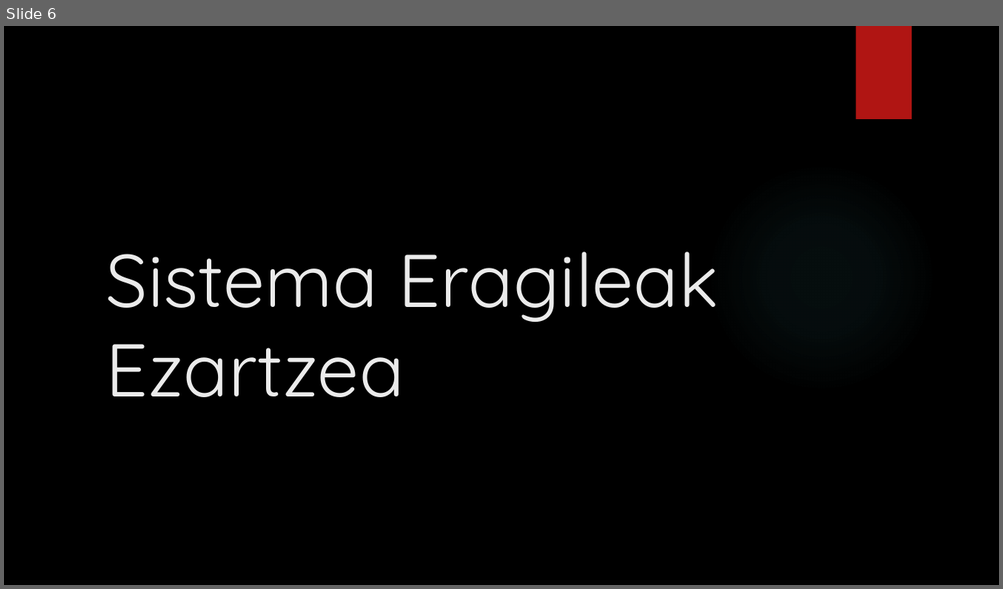
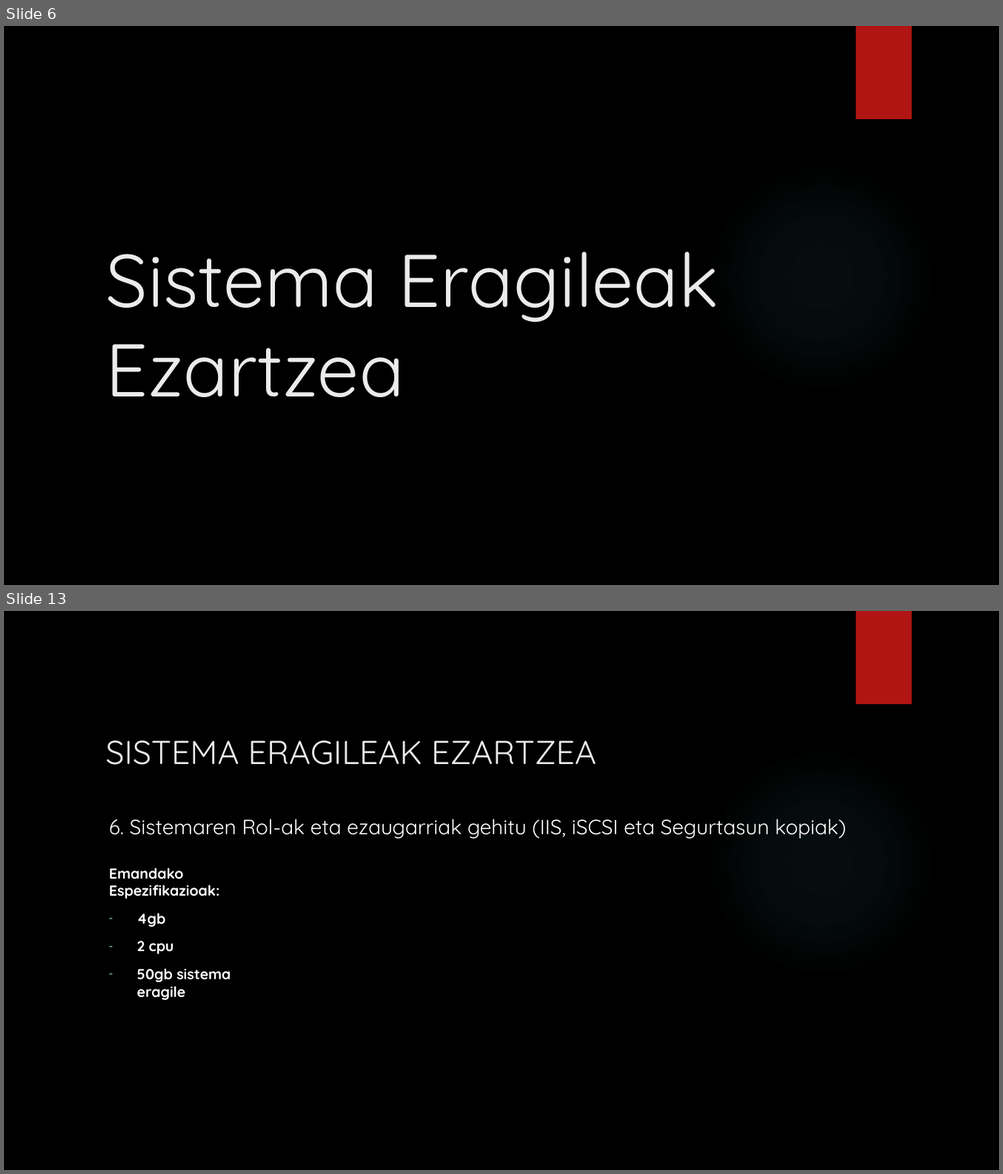
Before and after one commit to aldalurxabier-cmyk/1.-Erronka, a slide deck: Aurkezpena/1.Erronka Aurkezpena.pptx. Shown one above the other, each under a label of ours: slide 6 before the commit, slides 6 and 13 after it; the slides between them are not shown. The pictures are 1003x589 and 1003x1174 pixels, drawn with LibreOffice and Linux fonts; fonts in the diff are those of the drawing; background and template pictures are left out. Boxes give left, top, right and bottom in pixels: in the first picture for what was removed or moved away, otherwise in the second. Text is boxed around its words. In the diff, an @@ line names an element or a change of style, - is before the commit and + after.

Commit message:
Aurkezpena sistemak hasiera

```diff
--- a/Aurkezpena/1.Erronka Aurkezpena.pptx
+++ b/Aurkezpena/1.Erronka Aurkezpena.pptx
@@ slide 13 added at bbox=[4, 611, 999, 1170], background picture (left out); not listed: 2 template elements that a slide beside it also shows @@
@@ title added at bbox=[105, 741, 596, 765], 32 pt, text #EBEBEB @@
+SISTEMA ERAGILEAK EZARTZEA
@@ text added at bbox=[109, 819, 845, 839], 20 pt, text #FFFFFF @@
+6. Sistemaren Rol-ak eta ezaugarriak gehitu (IIS, iSCSI eta Segurtasun kopiak)
@@ text added at bbox=[109, 868, 230, 1000], 14 pt, text #FFFFFF, bold @@
+Emandako Espezifikazioak:
+– 4gb
+– 2 cpu
+– 50gb sistema eragile
```
Also in this commit, not shown: 9 other slides added, 1 slide removed, 1 other file.
